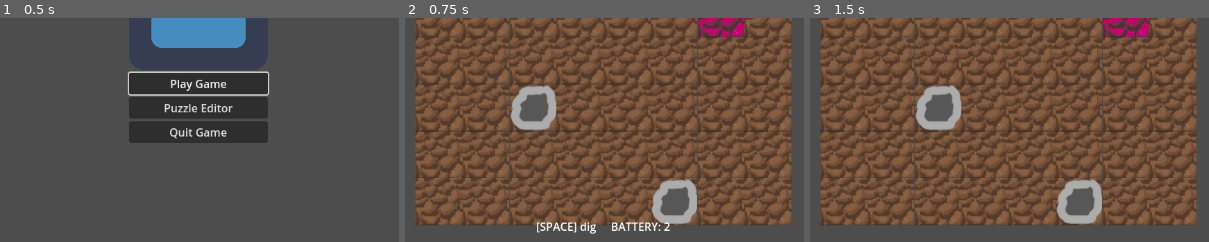
Above: before the commit, frames 1-3 (left to right).
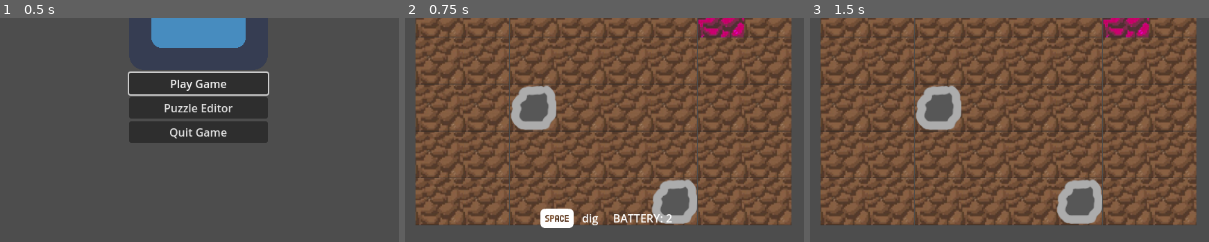
Above: after the commit, the same moments.

Repository: bardunbar/galway-game-jam-23
Game: Godot game, scene res://screens/main_menu/main_menu_scene.tscn
Same seed, same stepped clock (60 frames per second), same inputs: the game is played once before the commit and once after it. The engine's default icon, where the game draws it, is replaced by a stand-in: a white triangle on a blue panel in a dark square.
Inputs:
- Up to frame 1 (0.5 s): no input
- Up to frame 2 (0.75 s): click "Play Game" at 0.5 s
- Up to frame 3 (1.5 s): tap Enter at 1.25 s; hold Up (move_up) from 1.28 s (still down); tap Space (Action_1) at 1.35 s
The pictures show only the part of the screen within x 25-75%, y 46-96%; the shares and areas given below are measured in that part.

Frame 1 is identical in both runs. In frame 2, 1.6% of the frame differs, in the area x 33-67%, y 84-97%; in frame 3, nothing differs.

Commit message:
Adds UI prompts for the controls

Diff:
--- a/project/screens/game/UI/HUD.tscn
+++ b/project/screens/game/UI/HUD.tscn
@@ -1,6 +1,8 @@
-[gd_scene load_steps=5 format=3 uid="uid://doruyts8emj2g"]
+[gd_scene load_steps=7 format=3 uid="uid://doruyts8emj2g"]
 
 [ext_resource type="Script" uid="uid://dgimsfcu1ush7" path="res://screens/game/UI/hud.gd" id="1_uiap5"]
+[ext_resource type="Texture2D" uid="uid://btp3bax34ts4e" path="res://assets/ui/keyboard_space.png" id="2_vlq7e"]
+[ext_resource type="Texture2D" uid="uid://y7cn3jrtghs4" path="res://assets/ui/keyboard_ctrl.png" id="3_74e8q"]
 
 [sub_resource type="Animation" id="Animation_vlq7e"]
 length = 0.001
@@ -127,9 +129,9 @@
 [node name="Action1Container" type="HBoxContainer" parent="InterfaceLayer/Prompts"]
 layout_mode = 2
 
-[node name="Action1Input" type="Label" parent="InterfaceLayer/Prompts/Action1Container"]
-layout_mode = 2
-text = "[SPACE]"
+[node name="Action1Input" type="TextureRect" parent="InterfaceLayer/Prompts/Action1Container"]
+layout_mode = 2
+texture = ExtResource("2_vlq7e")
 
 [node name="Action1Prompt" type="Label" parent="InterfaceLayer/Prompts/Action1Container"]
 layout_mode = 2
@@ -146,9 +148,9 @@
 [node name="Action2Container" type="HBoxContainer" parent="InterfaceLayer/Prompts"]
 layout_mode = 2
 
-[node name="Action2Input" type="Label" parent="InterfaceLayer/Prompts/Action2Container"]
-layout_mode = 2
-text = "     [CTRL]"
+[node name="Action2Input" type="TextureRect" parent="InterfaceLayer/Prompts/Action2Container"]
+layout_mode = 2
+texture = ExtResource("3_74e8q")
 
 [node name="Action2Prompt" type="Label" parent="InterfaceLayer/Prompts/Action2Container"]
 layout_mode = 2
Binary file added: project/assets/ui/keyboard_ctrl.png
Not shown, added: project/assets/ui/keyboard_ctrl.png.import
Binary file added: project/assets/ui/keyboard_space.png
Not shown, added: project/assets/ui/keyboard_space.png.import
